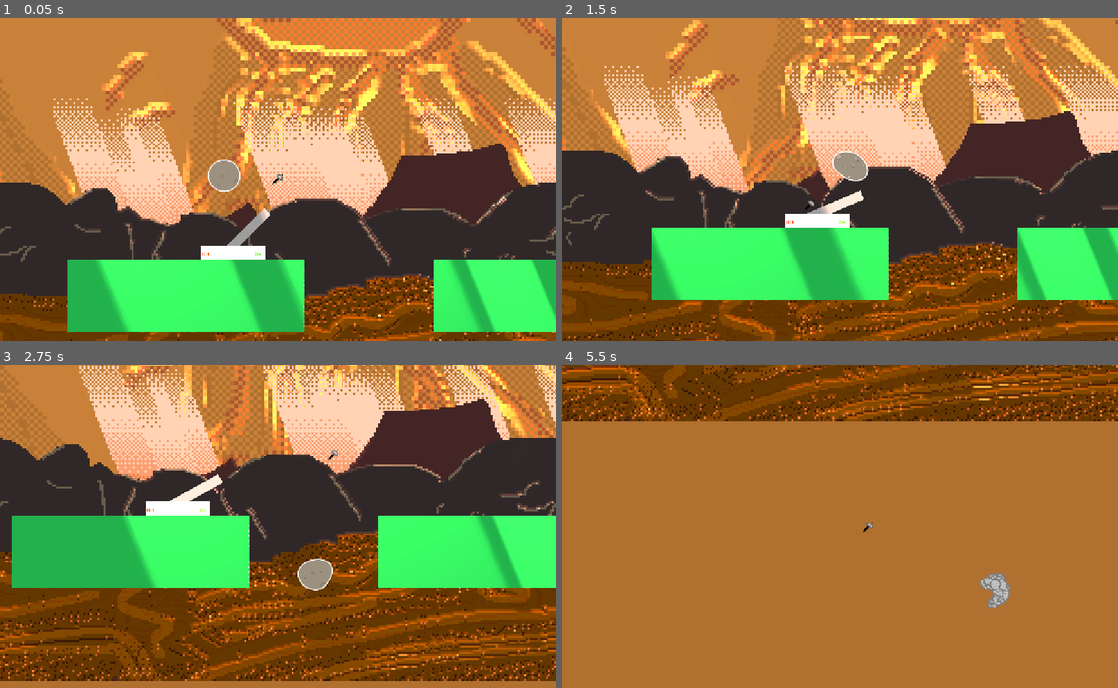
Above: before the commit, frames 1-4 (two rows, left to right).
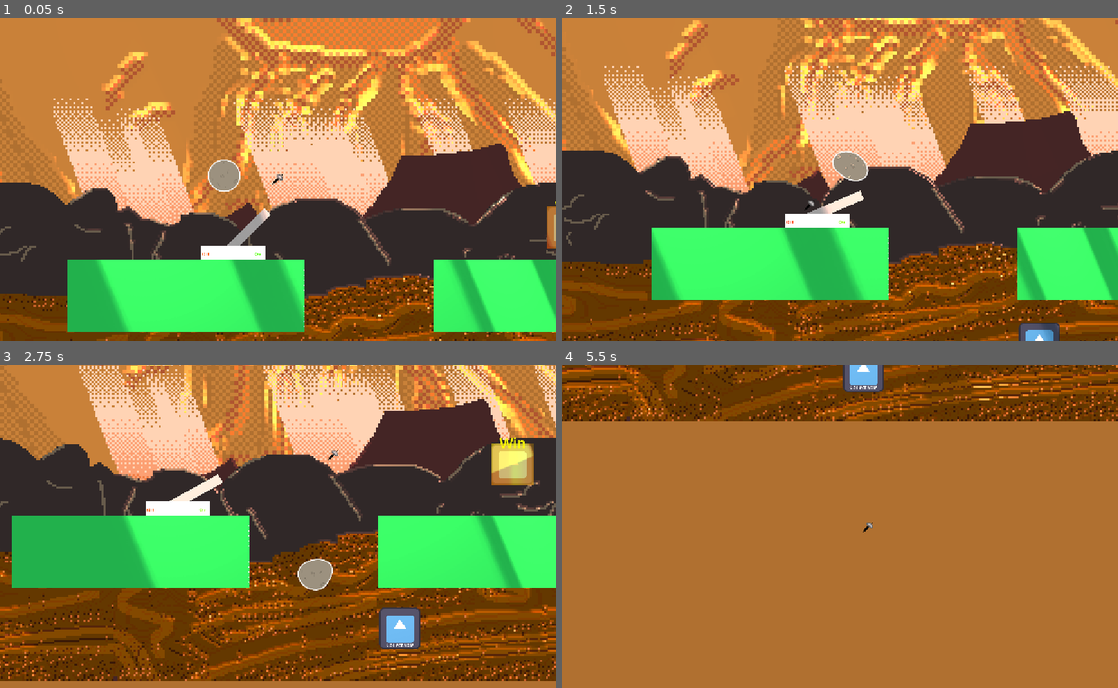
Above: after the commit, the same moments.

Repository: Yaheeha-Baheeha/rock-hard
Game: Godot game, scene res://level_3.tscn
Same seed, same stepped clock (60 frames per second), same inputs: the game is played once before the commit and once after it. This scene is started directly instead of the project's main scene. The engine's default icon, where the game draws it, is replaced by a stand-in: a white triangle on a blue panel in a dark square.
Inputs (mouse positions are in pixels of both pictures, inside the frame that each line leads up to):
- Up to frame 1 (0.05 s): no input
- Up to frame 2 (1.5 s): tap Enter (ui_accept) at 0.5 s; move the mouse to (962, 163) at 0.52 s; hold D (right) 0.53-1.25 s; hold S (crouch) 0.53-1.25 s; click (962, 163) at 0.67 s; tap Space (jump) at 0.77 s; drag from (728, 195) to (967, 224) at 1.27 s
- Up to frame 3 (2.75 s): move the mouse to (333, 455) at 2.02 s; hold D (right) from 2.03 s (still down); hold S (crouch) from 2.03 s (still down)
- Up to frame 4 (5.5 s): release D (right) at 2.75 s; release S (crouch) at 2.75 s; drag from (812, 591) to (673, 478) at 2.77 s; move the mouse to (1006, 574) at 3.52 s; hold A (left) 3.53-4.25 s; hold S (crouch) 3.53-4.25 s; tap Space (jump) at 3.77 s; drag from (673, 478) to (756, 445) at 4.27 s; move the mouse to (867, 526) at 5.02 s; hold A (left) from 5.03 s (still down); hold S (crouch) from 5.03 s (still down); click (867, 526) at 5.17 s

The runs differ from the first frame. In frame 1, 0.2% of the frame differs, in the area x 98-100%, y 56-72%; in frame 2, 0.4%; in frame 3, 2.0%, in the area x 68-96%, y 22-88%; in frame 4, 1.0%.

Commit message:
finihed level 3 and fixed lever

Diff:
--- a/level_3.tscn
+++ b/level_3.tscn
@@ -222,7 +222,7 @@
 "times": PackedFloat32Array(0),
 "transitions": PackedFloat32Array(1),
 "update": 0,
-"values": [Vector2(1904, -482)]
+"values": [Vector2(1200, -100)]
 }
 
 [sub_resource type="Animation" id="Animation_ka01f"]
@@ -238,7 +238,7 @@
 "times": PackedFloat32Array(0, 1),
 "transitions": PackedFloat32Array(1, 1),
 "update": 0,
-"values": [Vector2(1904, -482), Vector2(1904, -533)]
+"values": [Vector2(1200, -100), Vector2(1200, -170)]
 }
 
 [sub_resource type="AnimationLibrary" id="AnimationLibrary_jvy75"]
@@ -259,7 +259,7 @@
 "times": PackedFloat32Array(0),
 "transitions": PackedFloat32Array(1),
 "update": 0,
-"values": [Vector2(2042, -153)]
+"values": [Vector2(851, 315)]
 }
 
 [sub_resource type="Animation" id="Animation_4p6gt"]
@@ -276,7 +276,7 @@
 "times": PackedFloat32Array(0, 2),
 "transitions": PackedFloat32Array(1, 1),
 "update": 0,
-"values": [Vector2(2042, -153), Vector2(2042, -127)]
+"values": [Vector2(851, 315), Vector2(851, 367)]
 }
 
 [sub_resource type="AnimationLibrary" id="AnimationLibrary_g0tlw"]
@@ -319,10 +319,10 @@
 position = Vector2(160, -115)
 
 [node name="Win" type="Sprite2D" parent="." unique_id=781473232]
-position = Vector2(1904, -482)
+position = Vector2(1200, -100)
 texture = ExtResource("6_7ds5r")
 script = ExtResource("7_liaj6")
-next_level_number = 3
+next_level_number = 4
 
 [node name="Label" type="Label" parent="Win" unique_id=83935749]
 z_index = 4096
@@ -358,10 +358,10 @@
 autoplay = &"oscillate"
 
 [node name="Collectable" type="Sprite2D" parent="." unique_id=1775888552]
-position = Vector2(2042, -153)
+position = Vector2(851, 315)
 texture = ExtResource("6_7ds5r")
 script = ExtResource("8_b60u5")
-level_number = 2
+level_number = 3
 
 [node name="Label" type="Label" parent="Collectable" unique_id=338635393]
 offset_left = -43.0
--- a/lever.tscn
+++ b/lever.tscn
@@ -2,19 +2,9 @@
 
 [ext_resource type="Script" uid="uid://brw8lbyuhcqf2" path="res://pin_joint_2d.gd" id="1_0ohsc"]
 [ext_resource type="Script" uid="uid://dnlirwemwksvb" path="res://lever.gd" id="1_1kj1s"]
-[ext_resource type="Texture2D" uid="uid://br8nfbb3u0hk6" path="res://Textures/Lava/Crevice.png" id="1_soi7j"]
-[ext_resource type="Texture2D" uid="uid://c38t60kffxy4" path="res://Textures/Lava/CreviceNormal.png" id="2_1kj1s"]
-[ext_resource type="Texture2D" uid="uid://chpf22sm0cbuo" path="res://Textures/Lava/CreviceSpecular.png" id="3_gk4f0"]
 
 [sub_resource type="RectangleShape2D" id="RectangleShape2D_ic0j1"]
 size = Vector2(31, 162)
-
-[sub_resource type="CanvasTexture" id="CanvasTexture_h01c4"]
-diffuse_texture = ExtResource("1_soi7j")
-normal_texture = ExtResource("2_1kj1s")
-specular_texture = ExtResource("3_gk4f0")
-specular_color = Color(0.50140655, 0.5014065, 0.5014065, 1)
-specular_shininess = 0.45
 
 [sub_resource type="RectangleShape2D" id="RectangleShape2D_0ohsc"]
 size = Vector2(200, 44)
@@ -49,18 +39,6 @@
 color = Color(0.61339027, 0.61339027, 0.61339027, 1)
 polygon = PackedVector2Array(0, -30, -30, -30, -30, 130, -15.731659, 129.99998, 0, 130)
 uv = PackedVector2Array(-4, -5, -142, -37, -127, 132, 6, 132)
-
-[node name="Crevice" type="Node2D" parent="RigidBody2D3" unique_id=922715711]
-position = Vector2(1429, -580)
-scale = Vector2(3.5625, 3.5625)
-
-[node name="Crevice" type="Sprite2D" parent="RigidBody2D3/Crevice" unique_id=161427885]
-texture = SubResource("CanvasTexture_h01c4")
-
-[node name="StaticBody2D" type="StaticBody2D" parent="RigidBody2D3/Crevice" unique_id=1749783375]
-
-[node name="CollisionPolygon2D" type="CollisionPolygon2D" parent="RigidBody2D3/Crevice/StaticBody2D" unique_id=1032562450]
-polygon = PackedVector2Array(-2.5, -15.5, -2.5, -14.5, -10.5, -14.5, -10.5, -13.5, -12.5, -13.5, -12.5, -12.5, -13.5, -12.5, -13.5, -9.5, -14.5, -9.5, -14.5, -7.5, -15.5, -7.5, -15.5, -1.5, -14.5, -1.5, -14.5, 7.5, -12.5, 7.5, -12.5, 8.5, -7.5, 8.5, -7.5, 7.5, -4.5, 7.5, -4.5, 6.5, -3.5, 6.5, -3.5, 3.5, -2.5, 3.5, -2.5, 2.5, -0.5, 2.5, -0.5, 1.5, 1.5, 1.5, 1.5, 2.5, 3.5, 2.5, 3.5, 4.5, 4.5, 4.5, 4.5, 7.5, 6.5, 7.5, 6.5, 9.5, 12.5, 9.5, 12.5, 8.5, 13.5, 8.5, 13.5, 6.5, 14.5, 6.5, 14.5, 1.5, 13.5, 1.5, 13.5, -7.5, 12.5, -7.5, 12.5, -9.5, 11.5, -9.5, 11.5, -10.3, 9.5, -11.3, 9.5, -12.5, 7.5, -12.5, 7.5, -13.5, 5.5, -13.5, 5.5, -14.5, 4.5, -14.5, 4.5, -15.5)
 
 [node name="PinJoint2D" type="PinJoint2D" parent="." unique_id=1300057020]
 position = Vector2(1, 76)
